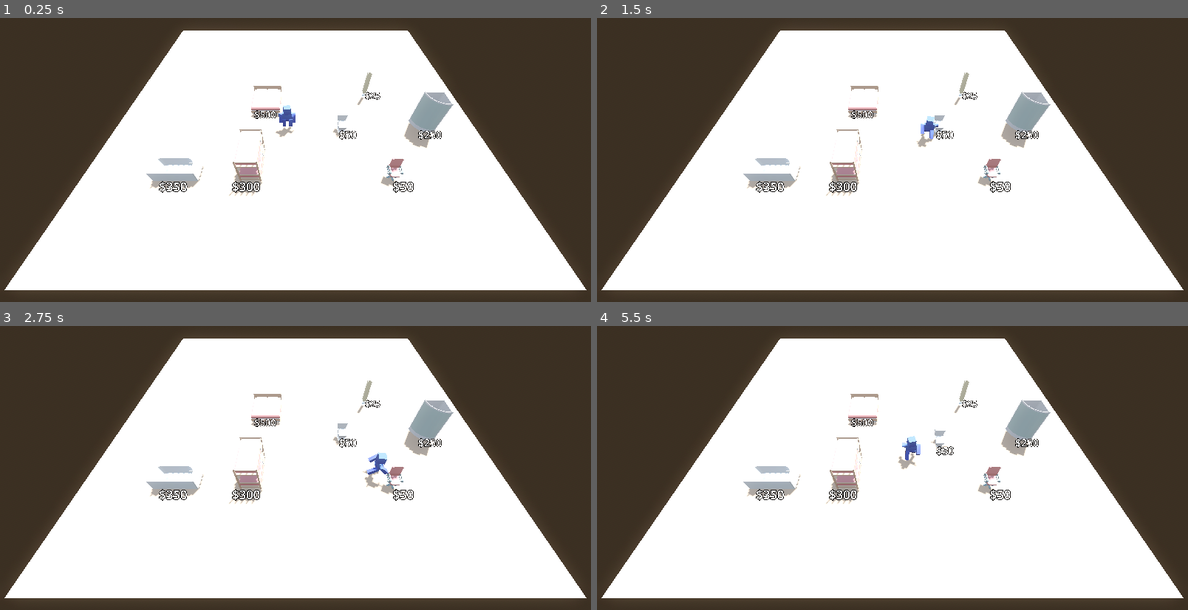
Above: before the commit, frames 1-4 (two rows, left to right).
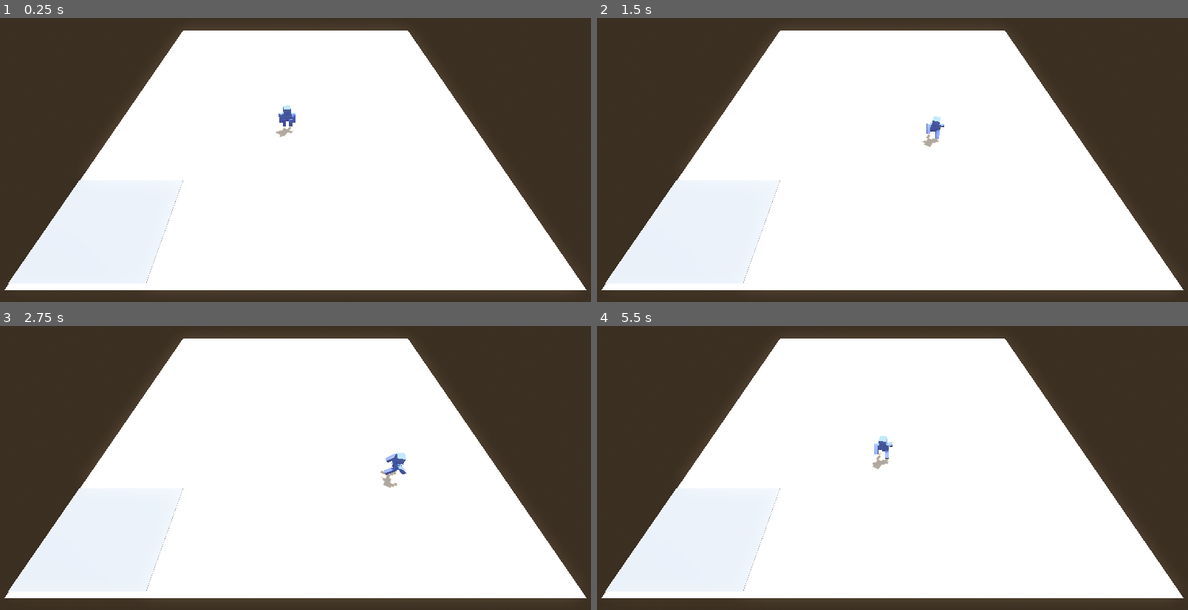
Above: after the commit, the same moments.

Repository: CamComDuck/HotelPrototype
Game: Godot game, scene res://room_builder/room_builder.tscn
Same seed, same stepped clock (60 frames per second), same inputs: the game is played once before the commit and once after it.
Inputs:
- Up to frame 1 (0.25 s): no input
- Up to frame 2 (1.5 s): tap Enter at 0.5 s; hold D (move_right) 0.53-1.28 s; tap E (interact_primary) at 0.6, 1.35 s; hold S (move_back) from 1.28 s (still down)
- Up to frame 3 (2.75 s): release S (move_back) at 2.03 s; hold D (move_right) from 2.03 s (still down); tap R (interact_secondary) at 2.1 s; tap E (interact_primary) at 2.3 s
- Up to frame 4 (5.5 s): release D (move_right) at 2.78 s; hold W (move_forward) 2.78-3.53 s; tap E (interact_primary) at 2.85, 3.6, 4.55, 5.1 s; hold A (move_left) 3.53-5.03 s; tap R (interact_secondary) at 4.35 s; hold S (move_back) from 5.03 s (still down)

The runs differ from the first frame. In frame 1, 2.5% of the frame differs, in the area x 1-77%, y 19-94%; in frame 2, 2.8%; in frame 3, 3.0%; in frame 4, 3.0%.

Commit message:
Add purchasing menu and money logic.
Adding a basic purchasing menu that will display the items that can be purchased, is very rough right now but can be fined tuned into different styles/rooms.

Diff:
--- a/project/character/character.gd
+++ b/project/character/character.gd
@@ -9,11 +9,11 @@
 var carrying_furniture : FurnitureType
 var last_direction : Vector3
 var allow_movement := true
+var money: int = 1000  # Starting money
 
 @onready var figurine := %Figurine as Figurine
 @onready var carrying_marker := %CarryingMarker as Marker3D
 @onready var shape_cast := %ShapeCast as ShapeCast3D
-
 
 func _physics_process(delta: float) -> void:
 	if allow_movement:
@@ -27,20 +27,27 @@
 
 	if Input.is_action_just_pressed("interact_primary"):
 		if interacting_furniture != null and carrying_furniture == null:
-			figurine.play_animation("pick-up")
-			allow_movement = false
-			await figurine.animation_finished
+			# Getting price from .tres
+			var furniture_price = interacting_furniture.furniture_type.price
 
-			# Pick up furniture
-			allow_movement = true
-			var hand_model := interacting_furniture.model.duplicate()
-			hand_model.scale = Vector3(0.5, 0.5, 0.5)
-			carrying_marker.add_child(hand_model)
-			figurine.play_animation("holding-both")
+			 # Deduct money if affordable
+			if spend_money(furniture_price):
+				figurine.play_animation("pick-up")
+				allow_movement = false
+				await figurine.animation_finished
 
-			carrying_furniture = interacting_furniture.furniture_type
-			interacting_furniture.queue_free()
-			interacting_furniture = null
+				# Pick up furniture
+				allow_movement = true
+				var hand_model := interacting_furniture.model.duplicate()
+				hand_model.scale = Vector3(0.5, 0.5, 0.5)
+				carrying_marker.add_child(hand_model)
+				figurine.play_animation("holding-both")
+
+				carrying_furniture = interacting_furniture.furniture_type
+				interacting_furniture.queue_free()
+				interacting_furniture = null
+			else:
+				print("Not enough money to purchase this furniture!")
 
 		elif carrying_marker.get_child_count() > 0:
 			figurine.play_animation("pick-up")
@@ -48,6 +55,7 @@
 			await figurine.animation_finished
 
 			# Put furniture down
+			carrying_furniture.price = 0
 			furniture_placed.emit(carrying_furniture, global_position)
 			carrying_marker.get_child(0).queue_free()
 			allow_movement = true
@@ -57,6 +65,15 @@
 		if interacting_furniture != null and carrying_furniture == null:
 			interacting_furniture.rotation_degrees.y += 90
 
+func spend_money(amount: int) -> bool:
+	""" Deducts money if the player has enough. Returns true if successful. """
+	if money >= amount:
+		money -= amount
+		print("Purchased! Remaining money:", money)
+		return true
+	else:
+		print("Not enough money!")
+		return false
 
 func handle_movement(delta : float) -> void:
 	# Add the gravity.
@@ -64,7 +81,6 @@
 		velocity += get_gravity() * delta
 
 	# Get the input direction and handle the movement/deceleration.
-	# As good practice, you should replace UI actions with custom gameplay actions.
 	var input_dir := Input.get_vector("move_left", "move_right", "move_forward", "move_back")
 	var direction := (transform.basis * Vector3(input_dir.x, 0, input_dir.y)).normalized()
 
@@ -86,9 +102,7 @@
 	shape_cast.target_position.x = last_direction.x * 5
 	shape_cast.target_position.z = last_direction.z * 5
 
-
-	# If you have a better way to make him face the right direction,
-	# PLEASE refactor this lol
+	# Makes the character face the right direction
 	if last_direction.x > 0 and last_direction.z > 0:
 		figurine.rotation_degrees.y = 45
 	elif last_direction.x < 0 and last_direction.z < 0:
--- a/project/project.godot
+++ b/project/project.godot
@@ -33,6 +33,10 @@
 "res://furniture/": "yellow",
 "res://room_builder/": "orange"
 }
+
+[global_group]
+
+player=""
 
 [input]
 
--- a/project/room_builder/room_builder.gd
+++ b/project/room_builder/room_builder.gd
@@ -3,6 +3,15 @@
 
 var furniture := preload("res://furniture/furniture.tscn") as PackedScene
 
+func _ready() -> void:
+	# I know this is quick and dirty but it works for now.
+		$Furniture.visible = false
+		$Furniture7.visible = false
+		$Furniture2.visible = false
+		$Furniture3.visible = false
+		$Furniture6.visible = false
+		$Furniture4.visible = false
+		$Furniture5.visible = false
 
 func _on_character_furniture_placed(furniture_placed: FurnitureType, position_placed: Vector3) -> void:
 	var new_furniture := furniture.instantiate() as Furniture
@@ -11,3 +20,15 @@
 	add_child(new_furniture)
 	new_furniture.global_position.x = position_placed.x + 5
 	new_furniture.global_position.z = position_placed.z + 5
+
+
+func _on_purchase_square_body_entered(body: Node3D) -> void:
+	if body.is_in_group("player"):
+		# I know this is quick and dirty but it works for now.
+		$Furniture.visible = true
+		$Furniture7.visible = true
+		$Furniture2.visible = true
+		$Furniture3.visible = true
+		$Furniture6.visible = true
+		$Furniture4.visible = true
+		$Furniture5.visible = true
--- a/project/room_builder/room_builder.tscn
+++ b/project/room_builder/room_builder.tscn
@@ -28,6 +28,9 @@
 [sub_resource type="BoxShape3D" id="BoxShape3D_bqaj3"]
 size = Vector3(120, 1, 145)
 
+[sub_resource type="BoxShape3D" id="BoxShape3D_my12k"]
+size = Vector3(26.6572, 2.62109, 21.8628)
+
 [node name="RoomBuilder" type="Node3D"]
 script = ExtResource("1_rgx25")
 
@@ -46,38 +49,50 @@
 [node name="CollisionShape3D" type="CollisionShape3D" parent="Floor"]
 shape = SubResource("BoxShape3D_bqaj3")
 
-[node name="Character" parent="." instance=ExtResource("2_momfj")]
+[node name="Character" parent="." groups=["player"] instance=ExtResource("2_momfj")]
 transform = Transform3D(1, 0, 0, 0, 1, 0, 0, 0, 1, 0, 1.79735, 0)
 
 [node name="Camera3D" type="Camera3D" parent="."]
 transform = Transform3D(1, 0, 0, 0, 0.592013, 0.805928, 0, -0.805928, 0.592013, 2.5, 50, 49.895)
 
 [node name="Furniture" parent="." instance=ExtResource("3_sdbeq")]
-transform = Transform3D(1, 0, 0, 0, 1, 0, 0, 0, 1, 15.222, 1.36692, 3.14806)
+transform = Transform3D(1, 0, 0, 0, 1, 0, 0, 0, 1, 37.9711, 1.36692, 35.4119)
 furniture_type = ExtResource("4_rm1gh")
 
 [node name="Furniture7" parent="." instance=ExtResource("3_sdbeq")]
-transform = Transform3D(1, 0, 0, 0, 1, 0, 0, 0, 1, 39.1764, 1.36692, 3.14806)
+transform = Transform3D(1, 0, 0, 0, 1, 0, 0, 0, 1, 16.7602, 1.36692, 36.6303)
 furniture_type = ExtResource("5_vgsup")
 
 [node name="Furniture2" parent="." instance=ExtResource("3_sdbeq")]
-transform = Transform3D(1, 0, 0, 0, 1, 0, 0, 0, 1, -12.0391, 1.36692, -5.56426)
+transform = Transform3D(1, 0, 0, 0, 1, 0, 0, 0, 1, -17.5145, 1.36692, 36.9325)
 furniture_type = ExtResource("5_738do")
 
 [node name="Furniture3" parent="." instance=ExtResource("3_sdbeq")]
-transform = Transform3D(1, 0, 0, 0, 1, 0, 0, 0, 1, -12.0391, 1.36692, 20.4619)
+transform = Transform3D(1, 0, 0, 0, 1, 0, 0, 0, 1, -6.72189, 1.36692, 36.7218)
 furniture_type = ExtResource("6_im1rv")
 
 [node name="Furniture6" parent="." instance=ExtResource("3_sdbeq")]
-transform = Transform3D(1, 0, 0, 0, 1, 0, 0, 0, 1, -34.844, 1.36692, 20.4619)
+transform = Transform3D(1, 0, 0, 0, 1, 0, 0, 0, 1, 48.5884, 1.36692, 35.9893)
 furniture_type = ExtResource("7_p7hpa")
 
 [node name="Furniture4" parent="." instance=ExtResource("3_sdbeq")]
-transform = Transform3D(1, 0, 0, 0, 1, 0, 0, 0, 1, 26.2937, 1.36692, 20.4619)
+transform = Transform3D(1, 0, 0, 0, 1, 0, 0, 0, 1, 26.3783, 1.36692, 36.8734)
 furniture_type = ExtResource("7_0ehly")
 
 [node name="Furniture5" parent="." instance=ExtResource("3_sdbeq")]
-transform = Transform3D(1, 0, 0, 0, 1, 0, 0, 0, 1, 26.2937, 1.36692, -15.0371)
+transform = Transform3D(1, 0, 0, 0, 1, 0, 0, 0, 1, 5.00014, 1.36692, 35.3144)
 furniture_type = ExtResource("8_lgmat")
 
+[node name="PurchaseSquare" type="Area3D" parent="."]
+transform = Transform3D(1, 0, 0, 0, 1, 0, 0, 0, 1, -41.5044, 0, 39.0772)
+
+[node name="CollisionShape3D" type="CollisionShape3D" parent="PurchaseSquare"]
+transform = Transform3D(1, 0, 0, 0, 1, 0, 0, 0, 1, 0.225006, 0.810547, -6.16626)
+shape = SubResource("BoxShape3D_my12k")
+
+[node name="CSGBox3D" type="CSGBox3D" parent="PurchaseSquare"]
+transform = Transform3D(1, 0, 0, 0, 1, 0, 0, 0, 1, 0.275818, 0.071228, -7.22372)
+size = Vector3(27.5741, 1.14246, 24.0253)
+
 [connection signal="furniture_placed" from="Character" to="." method="_on_character_furniture_placed"]
+[connection signal="body_entered" from="PurchaseSquare" to="." method="_on_purchase_square_body_entered"]
Not shown: 1 places in project/room_builder/room_builder.tscn that only renumber resources
